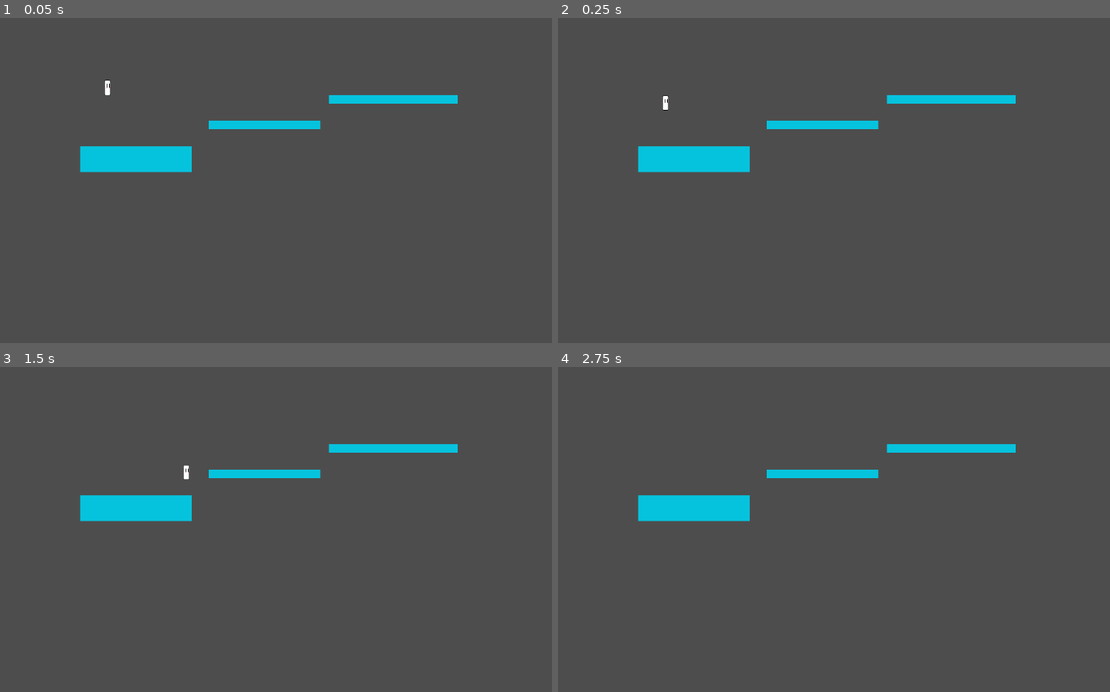
Above: before the commit, frames 1-4 (two rows, left to right).
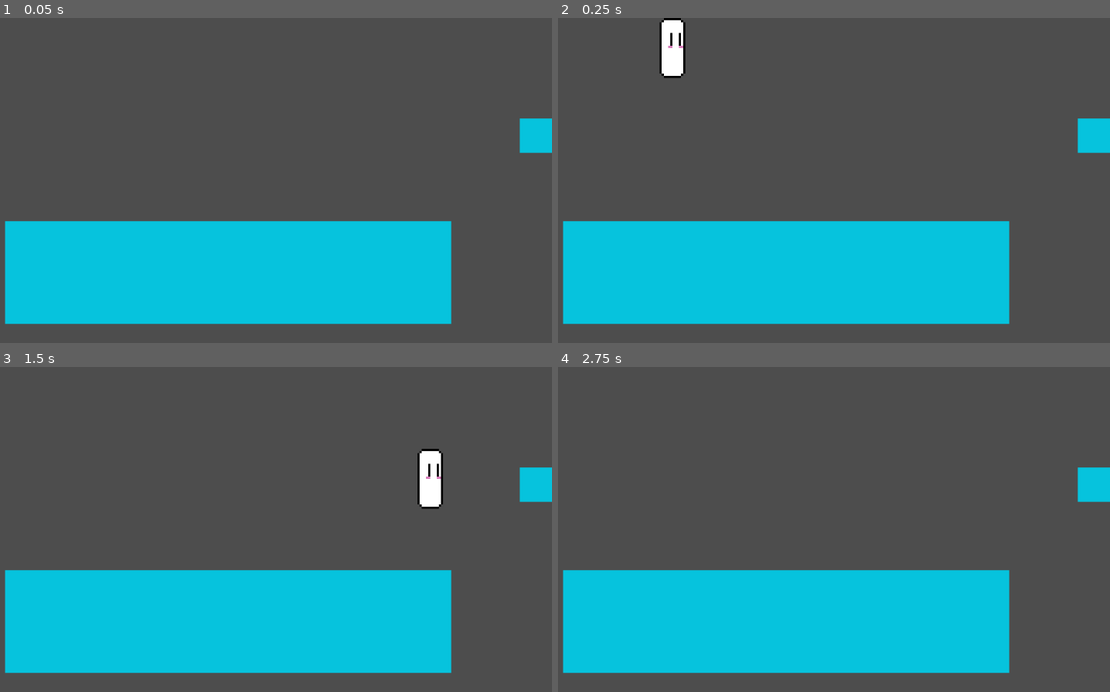
Above: after the commit, the same moments.

Repository: ImOwly/Cleanser
Game: Godot game, scene res://world.tscn
The game is run twice, just before and just after one commit, with the same random seed, the same clock (stepped at 60 frames per second) and the same inputs.
Inputs:
- Up to frame 1 (0.05 s): no input
- Up to frame 2 (0.25 s): no input
- Up to frame 3 (1.5 s): hold D (move_right) from 0.53 s (still down); tap Space (jump) at 0.77 s
- Up to frame 4 (2.75 s): tap Space (jump) at 1.52 s; release D (move_right) at 2.03 s; hold A (move_left) from 2.03 s (still down)

The runs differ from the first frame. In frame 1, 29% of the frame differs, in the area x 0-100%, y 19-95%; in frame 2, 30%, in the area x 0-100%, y 0-95%; in frame 3, 30%; in frame 4, 29%.

Commit message:
cammera added

Diff:
--- a/world.tscn
+++ b/world.tscn
@@ -39,3 +39,7 @@
 tile_set = SubResource("TileSet_xu8kr")
 format = 2
 layer_0/tile_data = PackedInt32Array(983057, 0, 0, 983058, 0, 0, 983059, 0, 0, 983060, 0, 0, 983061, 0, 0, 983062, 0, 0 …(881 unchanged characters)…
+
+[node name="Camera2D" type="Camera2D" parent="."]
+position = Vector2(383, 226)
+zoom = Vector2(4, 4)
